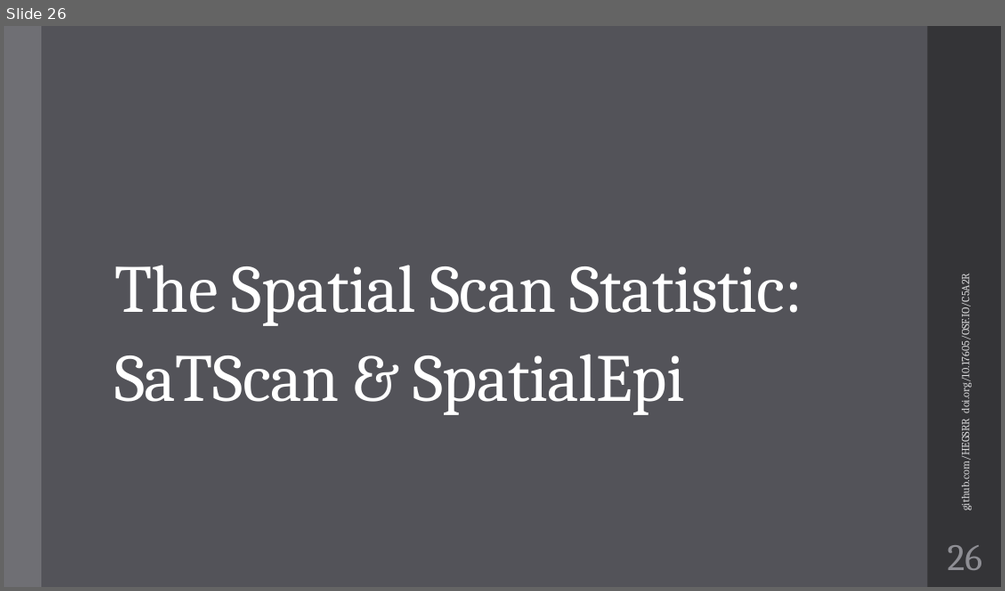
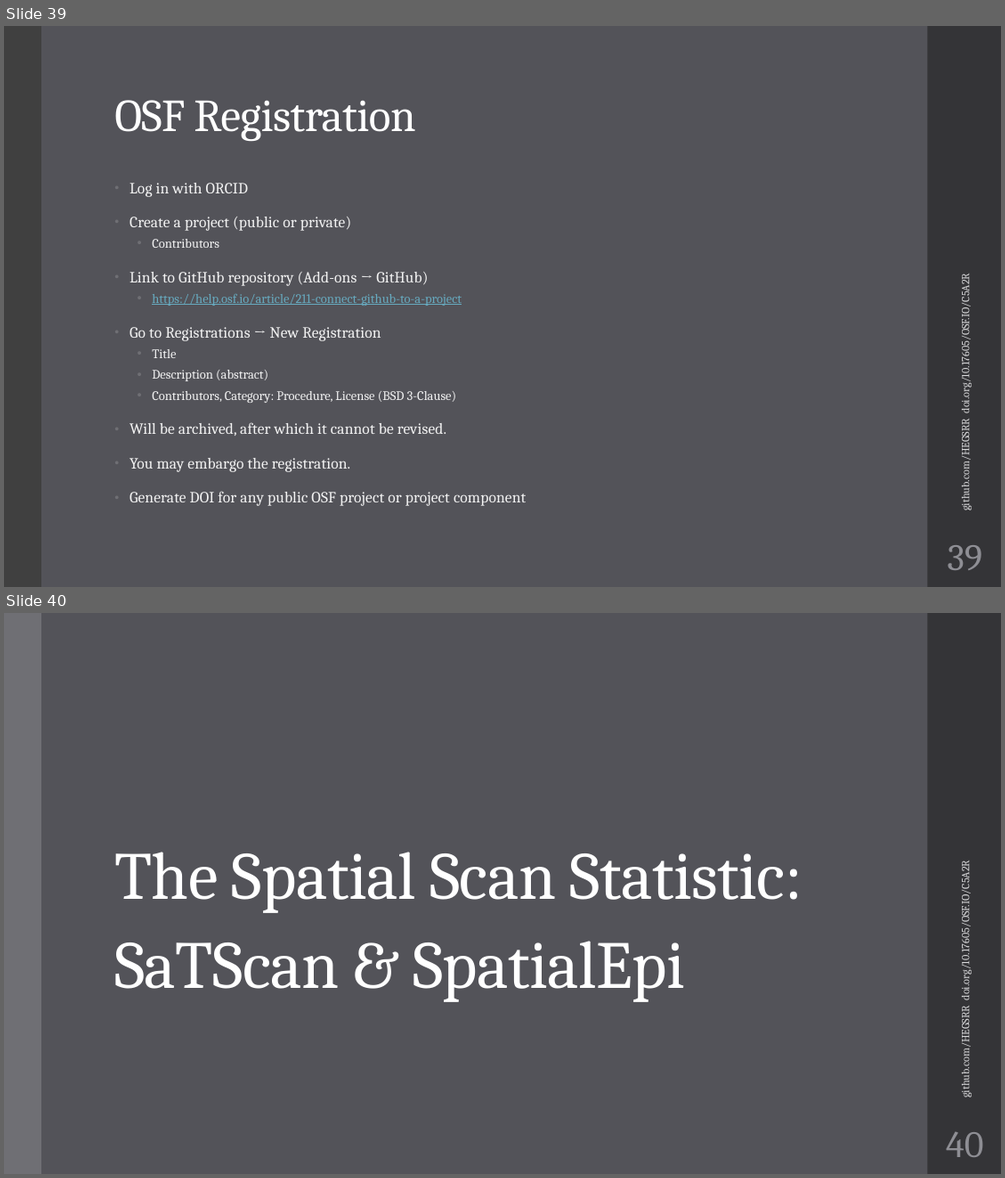
Before and after one commit to HEGSRR/UCGIS-Workshop, a slide deck: 01_Introduction.pptx. Shown one above the other, each under a label of ours: slide 26 before the commit, slides 39 and 40 after it. The pictures are 1005x591 and 1005x1178 pixels, drawn with LibreOffice and Linux fonts; fonts in the diff are those of the drawing. Boxes give left, top, right and bottom in pixels: in the first picture for what was removed or moved away, otherwise in the second. Text is boxed around its words. In the diff, an @@ line names an element or a change of style, - is before the commit and + after.

```diff
--- a/01_Introduction.pptx
+++ b/01_Introduction.pptx
@@ slide 39 added at <box>4,26,1001,587</box>, background #535359; not listed: 1 template element that a slide beside it also shows @@
@@ rectangle added at <box>4,26,41,587</box>, fill #404040 @@
@@ title added at <box>114,100,415,141</box>, 44 pt, text #FFFFFF @@
+OSF Registration
@@ text added at <box>129,183,526,506</box>, 15 pt, text #F2F2F2 @@
+• Log in with ORCID
+• Create a project (public or private)
+  • Contributors
+• Link to GitHub repository (Add-ons → GitHub)
+  • https://help.osf.io/article/211-connect-github-to-a-project
+• Go to Registrations → New Registration
+  • Title
+  • Description (abstract)
+  • Contributors, Category: Procedure, License (BSD 3-Clause)
+• Will be archived, after which it cannot be revised.
+• You may embargo the registration.
+• Generate DOI for any public OSF project or project component
@@ text added at <box>957,287,971,508</box>, 10.5 pt, text #D9D9DB @@
+github.com/HEGSRR doi.org/10.17605/OSF.IO/C5A2R
@@ page number added at <box>947,545,982,570</box>, 36 pt, text #8E8E94 @@
+39
@@ what was slide 26 is now slide 40 @@
@@ page number at <box>946,1132,983,1157</box>: text changed @@
-26
+40
```
Also in this commit, not shown: 8 slides changed, 10 other slides added, 1 other file.
